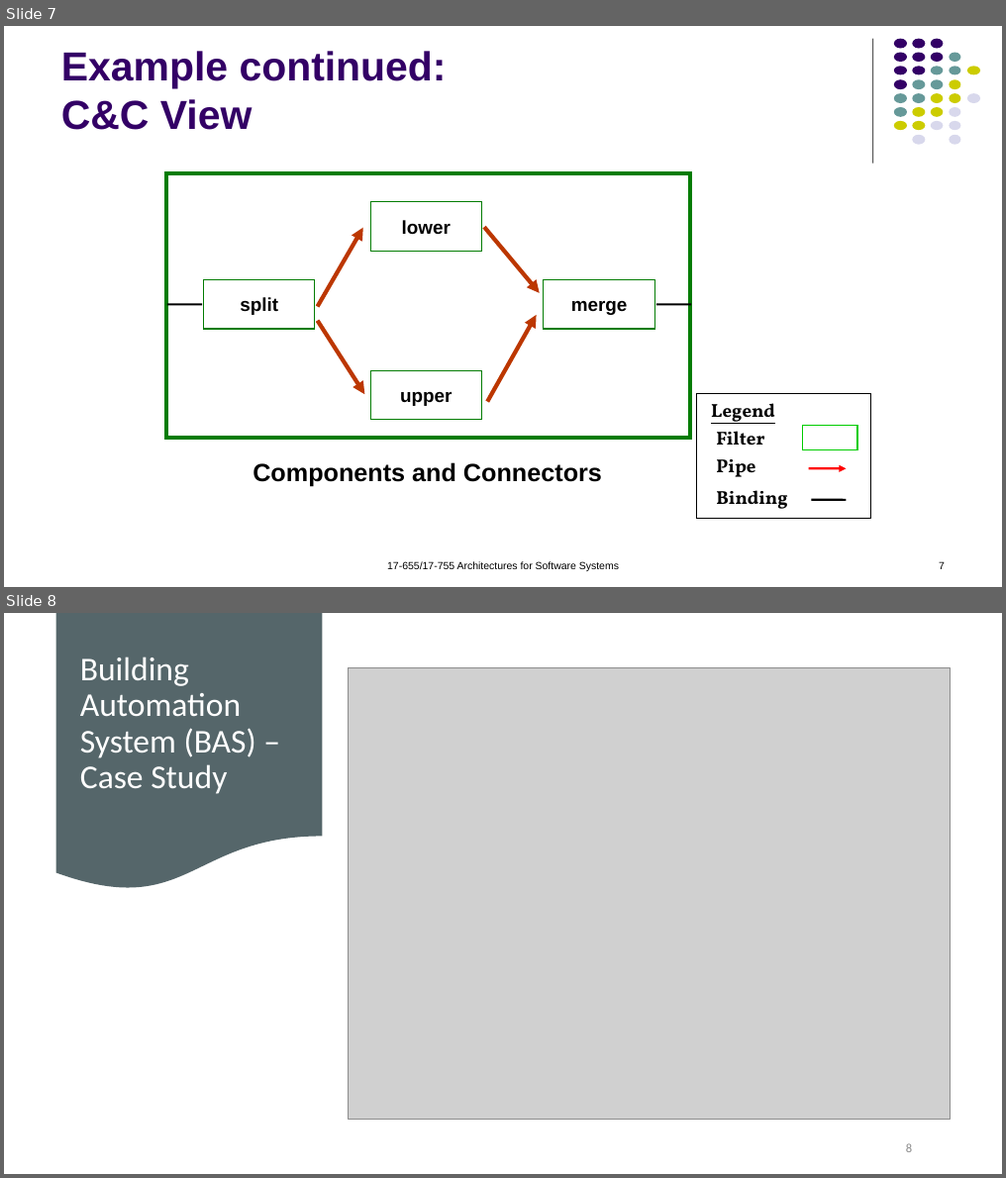
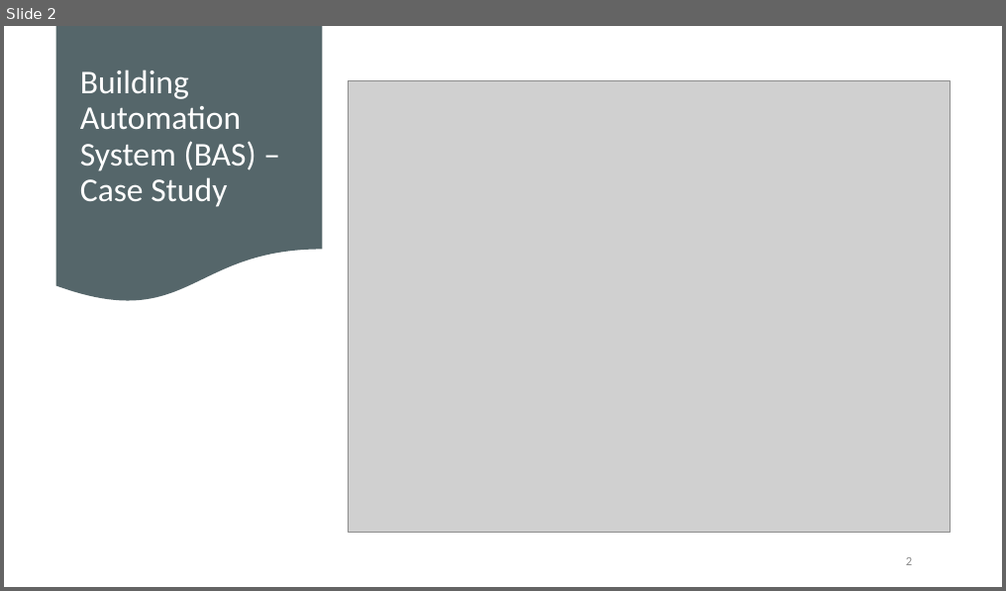
Before and after one commit to kthanasi-git/SW_Engineering, a slide deck: SOFTWARE ENGINEERING/SLIDES/21-More on Software Architecture.pptx. Shown one above the other, each under a label of ours: slides 7 and 8 before the commit, slide 2 after it. The pictures are 1006x1178 and 1006x591 pixels, drawn with LibreOffice and Linux fonts; fonts in the diff are those of the drawing; grey boxes stand for pictures. Boxes give left, top, right and bottom in pixels: in the first picture for what was removed or moved away, otherwise in the second. Text is boxed around its words. In the diff, an @@ line names an element or a change of style, - is before the commit and + after.

```diff
--- a/SOFTWARE ENGINEERING/SLIDES/21-More on Software Architecture.pptx
+++ b/SOFTWARE ENGINEERING/SLIDES/21-More on Software Architecture.pptx
@@ slide 7 removed at <box>4,26,1002,587</box>, background #FFFFFF @@
@@ title removed at <box>61,51,447,130</box> @@
-Example continued:
-C&C View
@@ line removed from (873, 39) to (873, 163) @@
@@ group removed at <box>894,39,981,144</box>: 31 ellipses @@
@@ group removed at <box>166,174,691,438</box>: 5 rectangles, 4 arrows, 2 lines @@
-split
-lower
-upper
-merge
@@ text removed at <box>252,463,602,486</box> @@
-Components and Connectors
@@ group removed at <box>696,394,871,519</box>: 4 texts, 2 rectangles, 1 arrow, 1 line @@
-Legend
-Filter
-Pipe
-Binding
@@ text removed at <box>387,562,619,571</box> @@
-17-655/17-755 Architectures for Software Systems
@@ page number removed at <box>939,562,944,570</box> @@
-7
@@ what was slide 8 is now slide 2 @@
@@ page number at <box>906,558,912,566</box>: text changed @@
-8
+2
```
Also in this commit, not shown: 1 slide changed, 8 other slides removed, 13 other files.
